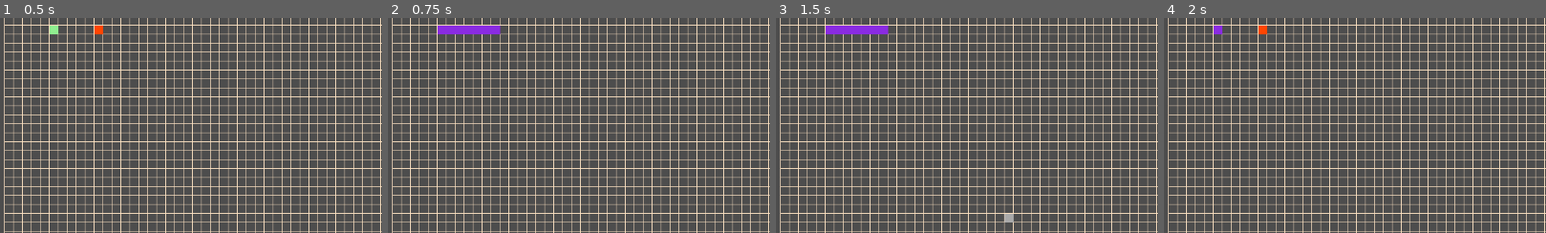
Above: before the commit, frames 1-4 (left to right).
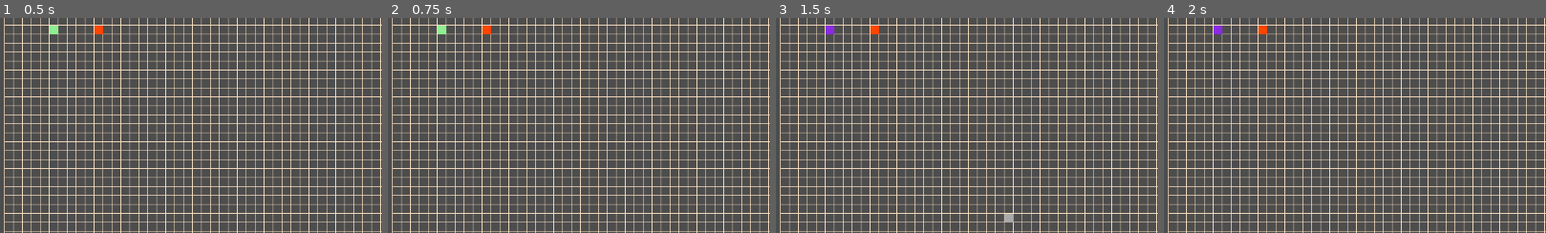
Above: after the commit, the same moments.

Repository: 12xsunx12/a--visualizer
Game: Godot game, scene res://Scenes/main.tscn
The game is run twice, just before and just after one commit, with the same random seed, the same clock (stepped at 60 frames per second) and the same inputs.
Inputs (mouse positions are % of the whole screen's width and height, from its top left):
- Up to frame 1 (0.5 s): no input
- Up to frame 2 (0.75 s): tap Enter (ui_accept) at 0.5 s; move the mouse to (72, 45) at 0.52 s; tap E (press_e, bound only before the commit) at 0.6 s; click (72, 45) at 0.67 s
- Up to frame 3 (1.5 s): tap Enter (ui_accept) at 0.77, 1.25 s; tap A (press_a, bound only after the commit) at 0.8, 1.35 s; move the mouse to (30, 55) at 1.27 s; click (30, 55) at 1.42 s
- Up to frame 4 (2 s): tap Enter (ui_accept) at 1.52 s; tap E (press_e, bound only before the commit) at 1.55 s
The pictures show only the part of the screen within x 0-50%, y 9-59%; the shares and areas given below are measured in that part.

Frame 1 is identical in both runs. In frame 2, 0.7% of the frame differs, in the area x 13-30%, y 3-8%; in frame 3, 0.6%; in frame 4, nothing differs.

Commit message:
calculating for the f.min() faster

Diff:
--- a/Scenes/astar3.gd
+++ b/Scenes/astar3.gd
@@ -19,7 +19,7 @@
 
 # // - - - - - - - - - - - - - - - - - - - - - - - - -
 func _process(delta):
-	if Input.is_action_just_pressed("press_e"):
+	if Input.is_action_just_pressed("press_a"):
 		pri_que.clear()
 		path.clear()
 		start_node.pos = Global.start_pos 		# node where A* begins
@@ -73,15 +73,16 @@
 # // - - - - - - - - - - - - - - - - - - - - - - - - -
 func _return_lowest_f_in_que() -> int:
 	if !pri_que.is_empty():
+		var lowest_f_index = 0
 		var lowest_f = pri_que[0].f
-		var index = 0
-		var i = 0
-		for node in pri_que:
-			if node.f < lowest_f:
-				lowest_f = node.f
-				index = i
-			i += 1
-		return index
+
+		# Find the index of the element with the lowest f value
+		for i in range(1, pri_que.size()):
+			if pri_que[i].f < lowest_f:
+				lowest_f = pri_que[i].f
+				lowest_f_index = i
+
+		return lowest_f_index
 	else:
 		print("\n\n~ - ~ Error ~ - ~\n_return_lowest_f_in_que: que is empty / null")
 		return 0
--- a/project.godot
+++ b/project.godot
@@ -23,12 +23,13 @@
 
 window/size/viewport_width=1280
 window/size/viewport_height=720
+window/size/mode=2
 
 [input]
 
-press_e={
+press_a={
 "deadzone": 0.5,
-"events": [Object(InputEventKey,"resource_local_to_scene":false,"resource_name":"","device":0,"window_id":0,"alt_pressed":false,"shift_pressed":false,"ctrl_pressed":false,"meta_pressed":false,"pressed":false,"keycode":0,"physical_keycode":69,"key_label":0,"unicode":0,"echo":false,"script":null)
+"events": [Object(InputEventKey,"resource_local_to_scene":false,"resource_name":"","device":-1,"window_id":0,"alt_pressed":false,"shift_pressed":false,"ctrl_pressed":false,"meta_pressed":false,"pressed":false,"keycode":0,"physical_keycode":65,"key_label":0,"unicode":97,"echo":false,"script":null)
 ]
 }
 
